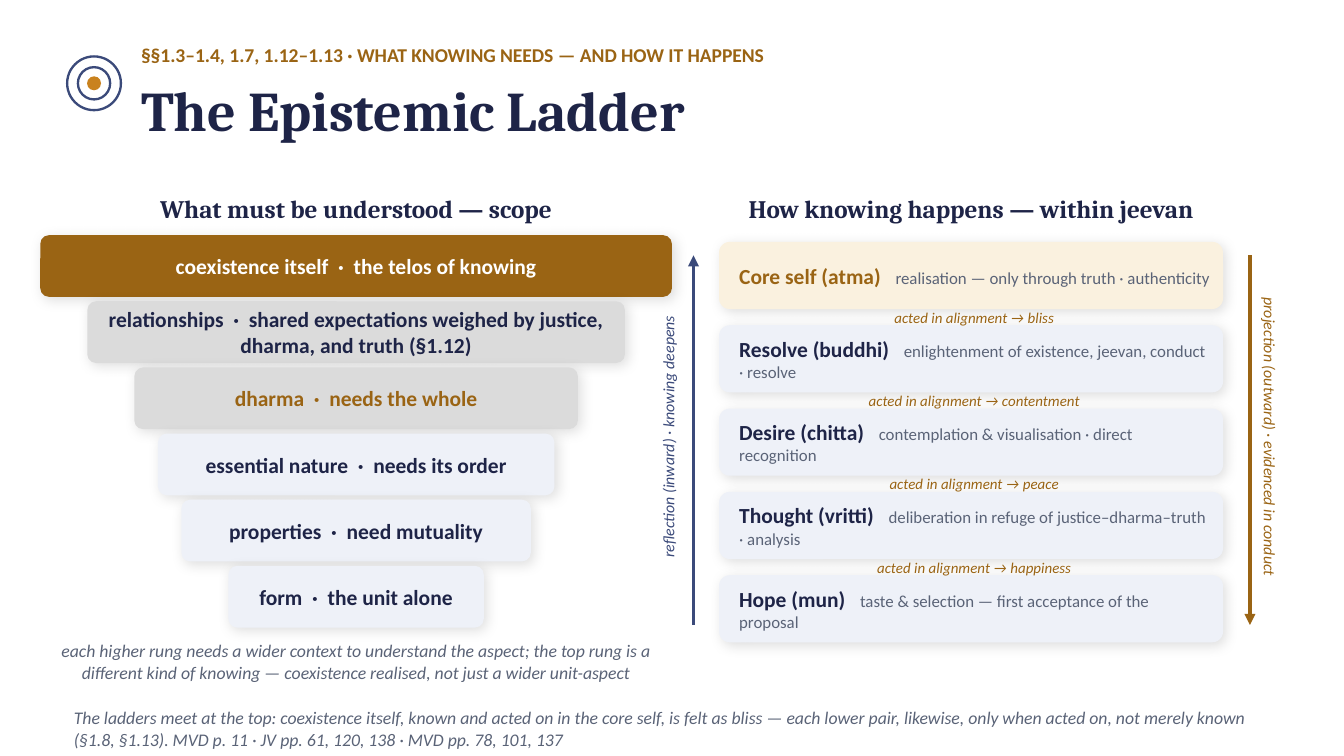
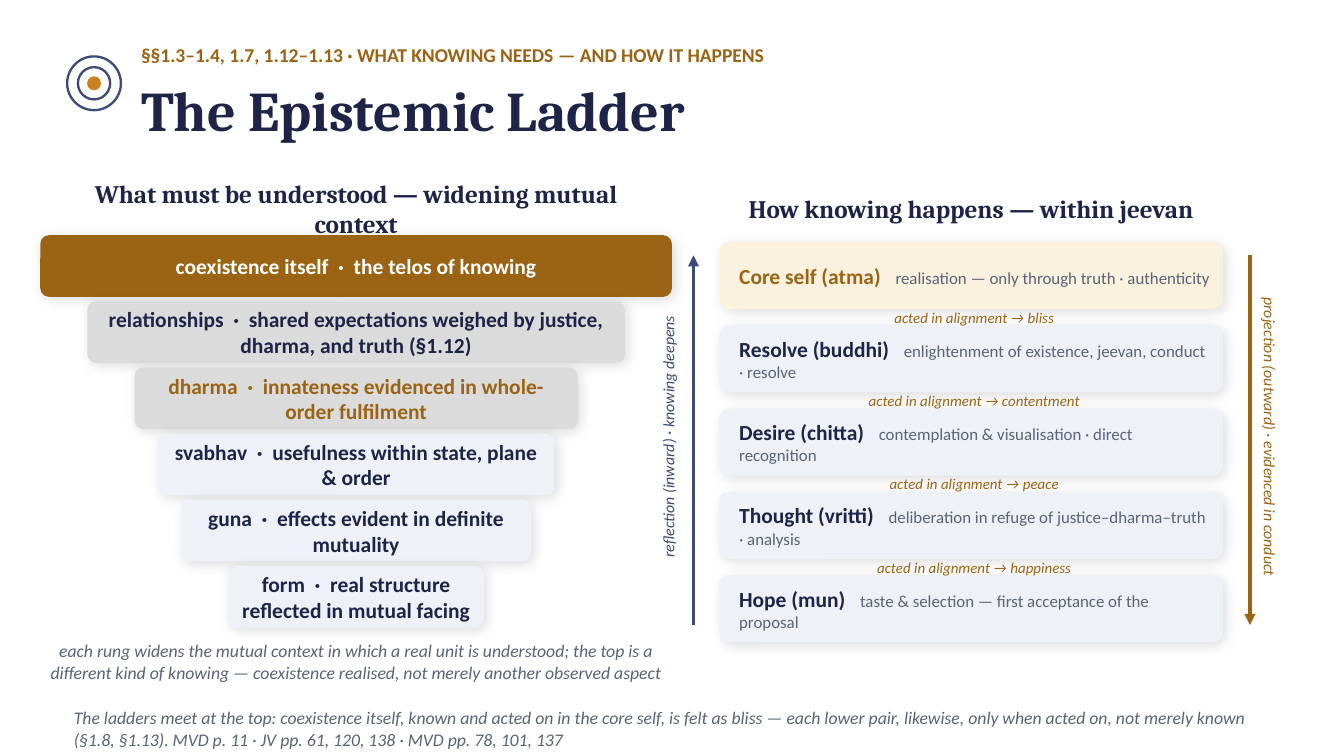
Before and after one commit to raghavamohan/AnalyticMadhyasthDarshan, a slide deck: slide 20 of Studies/The-Ontology-of-Coexistence/The-Ontology-of-Existence-Madhyasth-Darshan.pptx. Drawn at 1344x756 pixels with LibreOffice and Linux fonts; fonts in the diff are those of the drawing. Boxes give left, top, right and bottom in pixels: in the first picture for what was removed or moved away, otherwise in the second. Text is boxed around its words. In the diff, an @@ line names an element or a change of style, - is before the commit and + after.

Commit message:
Revise ontology around definite mutuality

```diff
--- a/Studies/The-Ontology-of-Coexistence/The-Ontology-of-Existence-Madhyasth-Darshan.pptx
+++ b/Studies/The-Ontology-of-Coexistence/The-Ontology-of-Existence-Madhyasth-Darshan.pptx
@@ text at (95, 185, 617, 239): text changed @@
-What must be understood — scope
+What must be understood — widening mutual context
@@ text at (168, 379, 544, 419): text changed @@
-dharma · needs the whole
+dharma · innateness evidenced in whole-order fulfilment
@@ text at (175, 445, 537, 485): text changed @@
-essential nature · needs its order
+svabhav · usefulness within state, plane & order
@@ text at (208, 511, 504, 556): text changed @@
-properties · need mutuality
+guna · effects evident in definite mutuality
@@ text at (242, 577, 470, 622): text changed @@
-form · the unit alone
+form · real structure reflected in mutual facing
@@ text at (51, 644, 661, 682): text changed @@
-each higher rung needs a wider context to understand the aspect; the top rung is a different kind of knowing — coexistence realised, not just a wider unit-aspect
+each rung widens the mutual context in which a real unit is understood; the top is a different kind of knowing — coexistence realised, not merely another observed aspect
```
Also in this commit, not shown: 12 other slides changed, 12 other files.
